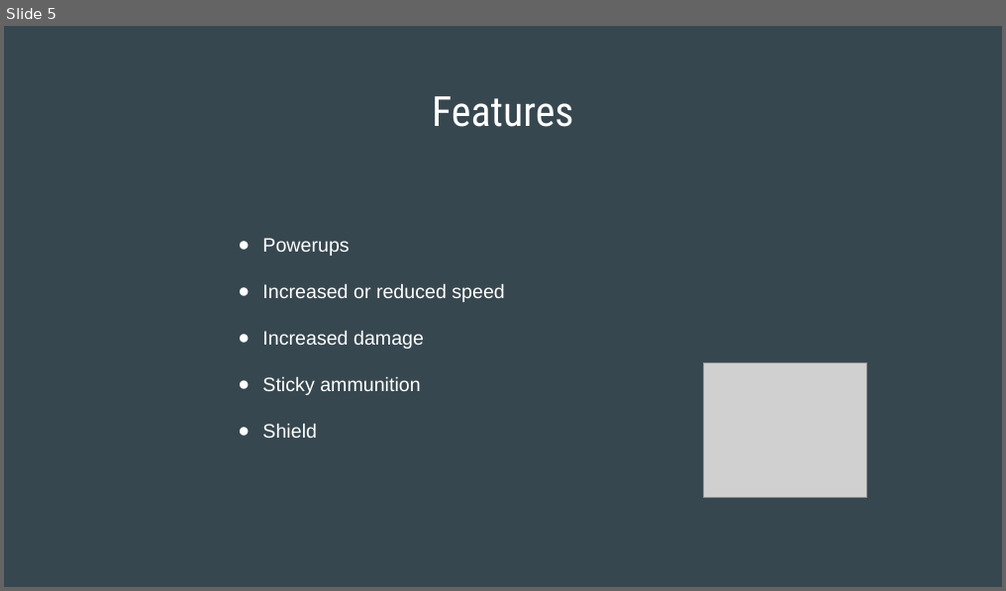
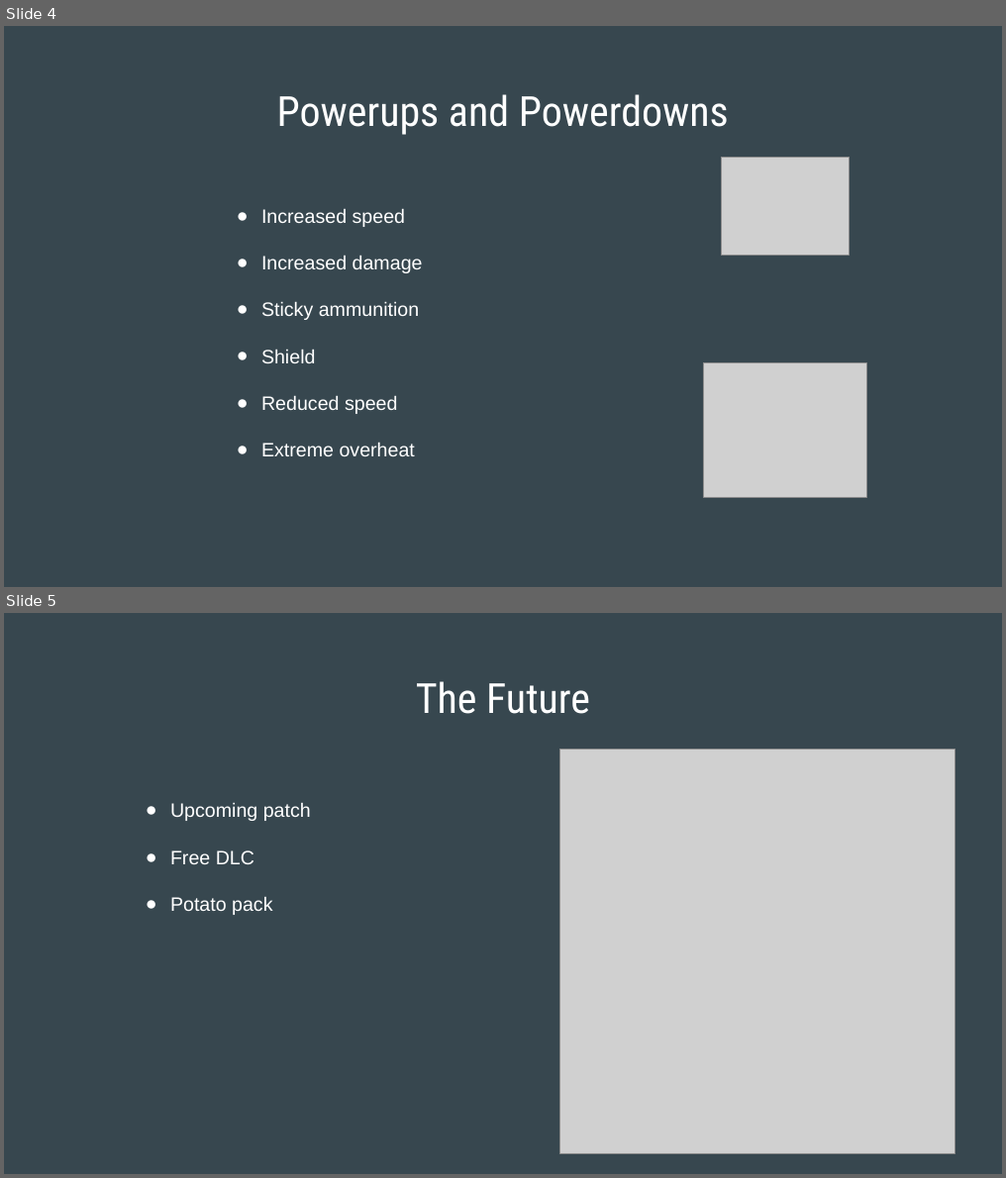
Before and after one commit to allerulez/ctf, a slide deck: TDDD63 - Perspective in Computer Science and Computer Engineering.pptx. Shown one above the other, each under a label of ours: slide 5 before the commit, slides 4 and 5 after it. The pictures are 1006x591 and 1006x1178 pixels, drawn with LibreOffice and Linux fonts; fonts in the diff are those of the drawing; grey boxes stand for pictures. Boxes give left, top, right and bottom in pixels: in the first picture for what was removed or moved away, otherwise in the second. Text is boxed around its words. In the diff, an @@ line names an element or a change of style, - is before the commit and + after.

```diff
--- a/TDDD63 - Perspective in Computer Science and Computer Engineering.pptx
+++ b/TDDD63 - Perspective in Computer Science and Computer Engineering.pptx
@@ slide 5 added at [4,613,1002,1174], background #37474F @@
@@ title added at [416,681,590,714], 30 pt, text #FFFFFF @@
+The Future
@@ picture added at [559,749,955,1154] @@
@@ text added at [170,802,311,915], 14 pt, text #FFFFFF @@
+● Upcoming patch
+● Free DLC
+● Potato pack
@@ what was slide 5 is now slide 4 @@
@@ slide 4 changed as well @@
@@ title at [277,94,729,135]: text changed @@
-Features
+Powerups and Powerdowns
@@ text "Increased speed": place and size @@
-text "Increased speed" at [262,238,504,438]
+text "Increased speed" at [261,208,423,457]
@@ picture added at [722,157,849,255] @@
@@ text at [261,208,405,227]: text changed @@
-● Powerups
-● Increased or reduced speed
+● Increased speed
@@ text at [261,395,415,457]: paragraphs added @@
+● Reduced speed
+● Extreme overheat
```
Also in this commit, not shown: 1 other slide changed, 2 other slides added, 3 slides removed, 2 other files.
